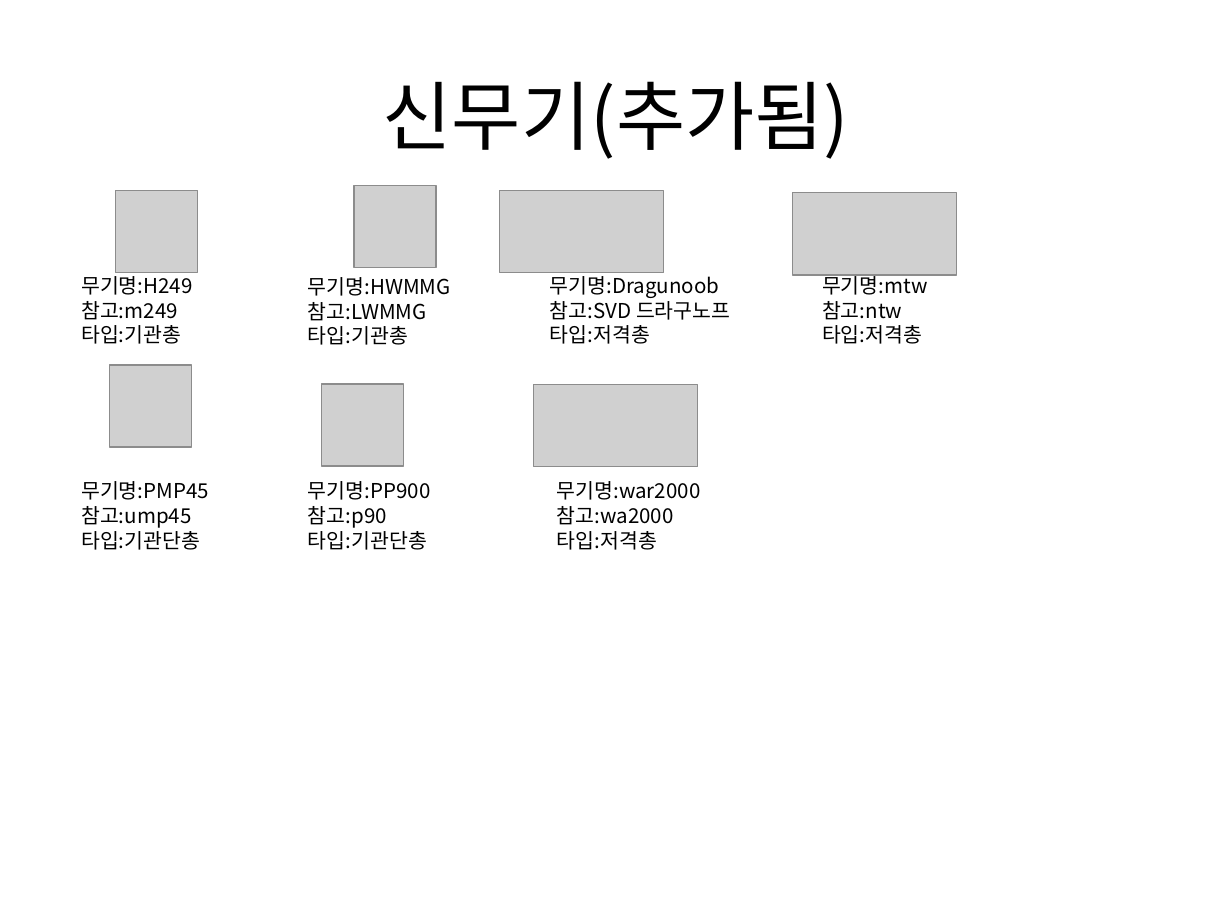
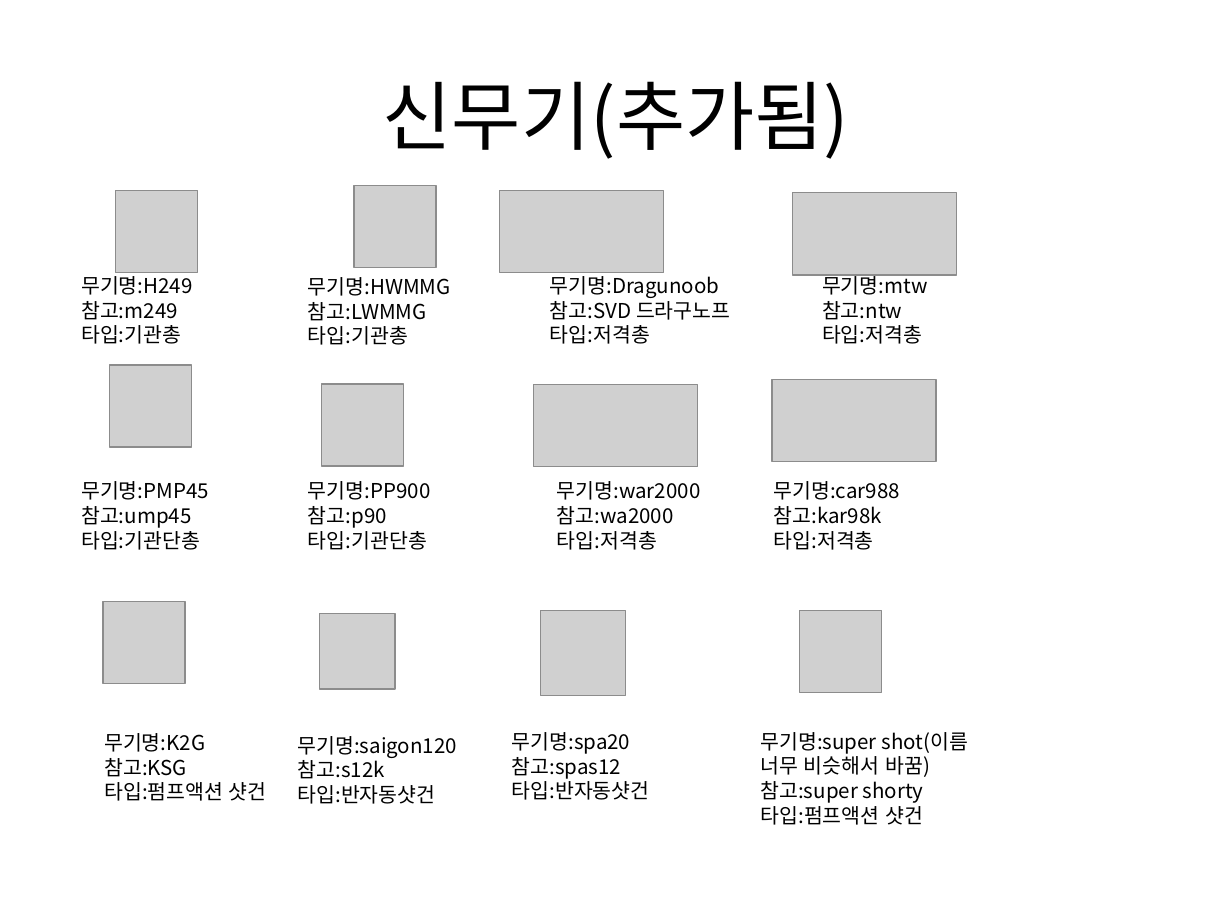
Before and after one commit to gkdlgndpdu/EscapeJail, a slide deck: slide 38 of EscapeJail/Assets/기획/스테이지1기획.pptx. Drawn at 1232x924 pixels with LibreOffice and Linux fonts; fonts in the diff are those of the drawing; grey boxes stand for pictures. Boxes give left, top, right and bottom in pixels: in the first picture for what was removed or moved away, otherwise in the second. Text is boxed around its words. In the diff, an @@ line names an element or a change of style, - is before the commit and + after.

Commit message:
무기추가, 추가된 무기 이름 일부 수정

```diff
--- a/EscapeJail/Assets/기획/스테이지1기획.pptx
+++ b/EscapeJail/Assets/기획/스테이지1기획.pptx
@@ picture added at (772, 379, 936, 462) @@
@@ text added at (774, 481, 900, 550), 12 pt, text #000000 @@
+무기명:car988
+참고:kar98k
+타입:저격총
@@ picture added at (103, 601, 186, 684) @@
@@ picture added at (320, 614, 395, 689) @@
@@ picture added at (541, 610, 626, 695) @@
@@ picture added at (800, 610, 882, 692) @@
@@ text added at (104, 733, 267, 801), 12 pt, text #000000 @@
+무기명:K2G
+참고:KSG
+타입:펌프액션 샷건
@@ text added at (298, 736, 457, 804), 12 pt, text #000000 @@
+무기명:saigon120
+참고:s12k
+타입:반자동샷건
@@ text added at (512, 732, 650, 800), 12 pt, text #000000 @@
+무기명:spa20
+참고:spas12
+타입:반자동샷건
@@ text added at (761, 732, 969, 825), 12 pt, text #000000 @@
+무기명:super shot(이름 너무 비슷해서 바꿈)
+참고:super shorty
+타입:펌프액션 샷건
```
Also in this commit, not shown: 25 other files.
